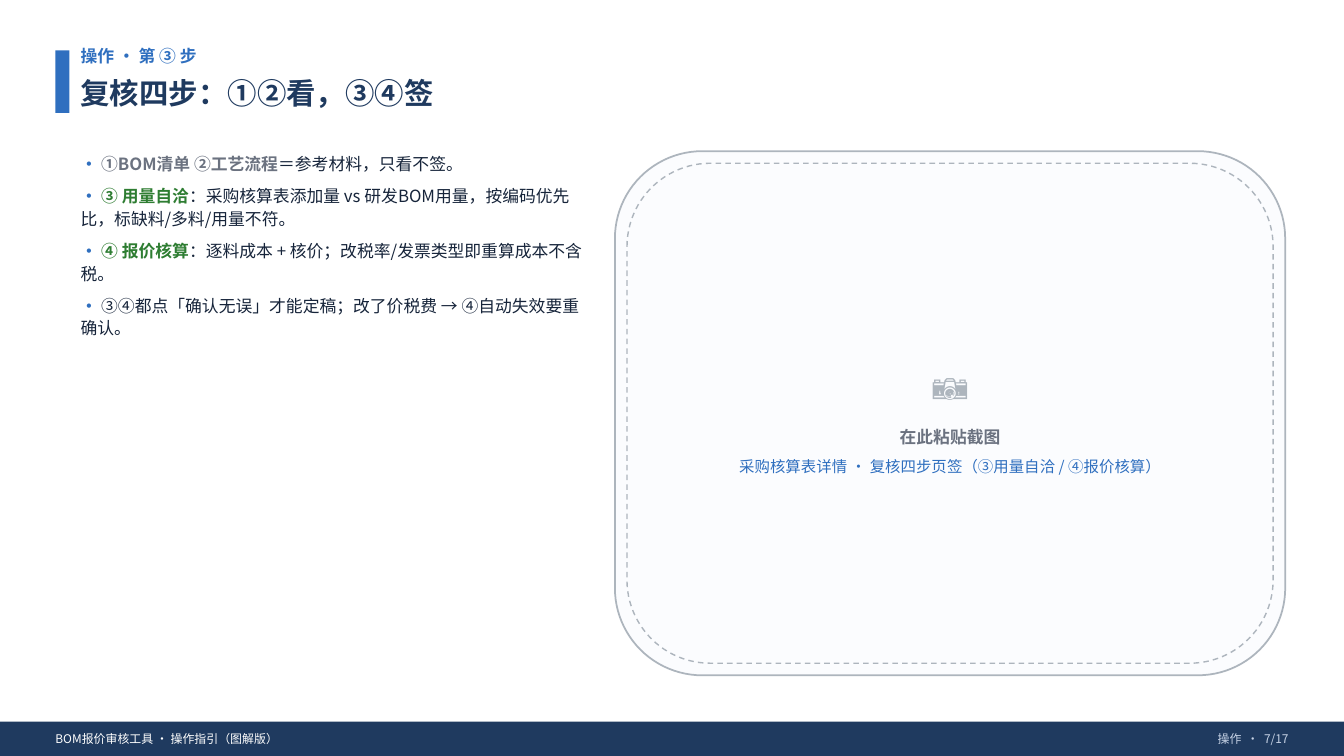
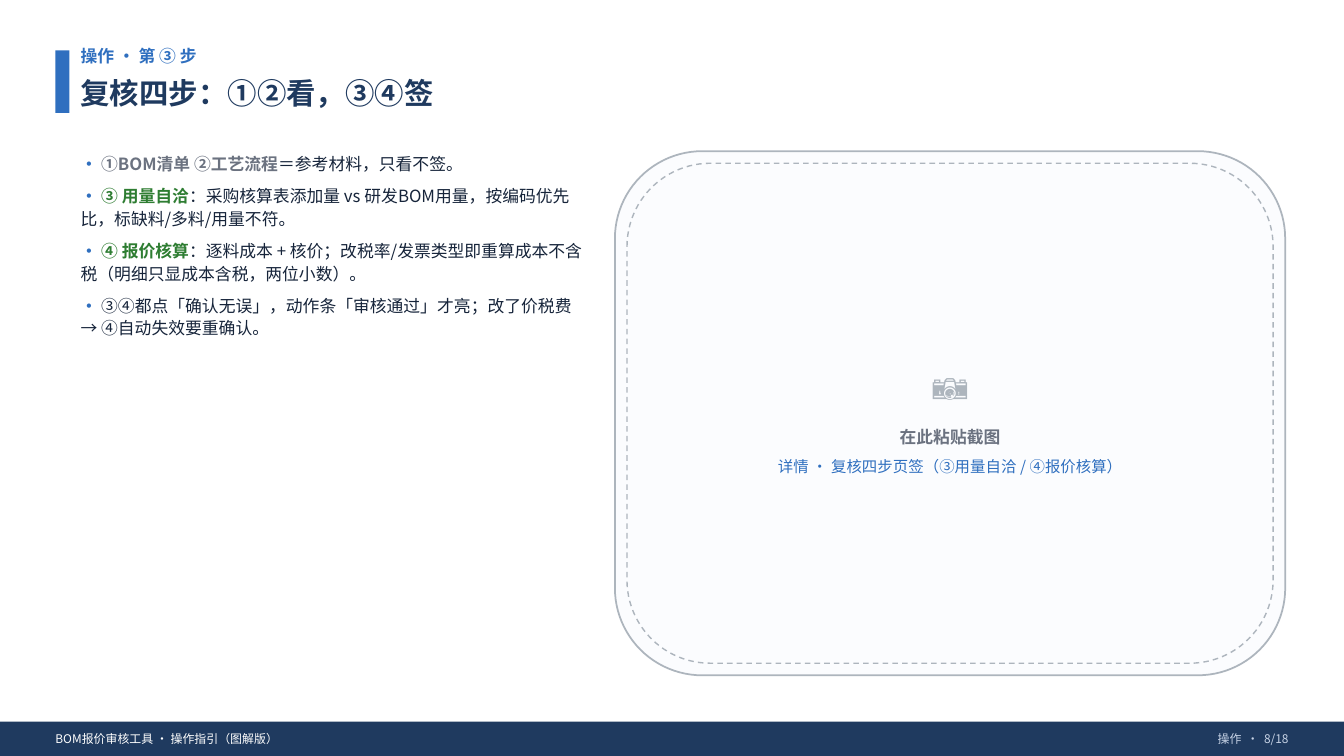
Before and after one commit to ReginaldZeng/accounting-workbench, a slide deck: slide 8 of 01_Current_Deliverables/docs/20260903_BOM报价审核/BOM报价审核工具_操作指引_图解版_20260909.pptx (slide 7 before the commit). Drawn at 1344x756 pixels with LibreOffice and Linux fonts; fonts in the diff are those of the drawing. Boxes give left, top, right and bottom in pixels: in the first picture for what was removed or moved away, otherwise in the second. Text is boxed around its words. In the diff, an @@ line names an element or a change of style, - is before the commit and + after.

```diff
--- a/01_Current_Deliverables/docs/20260903_BOM报价审核/BOM报价审核工具_操作指引_图解版_20260909.pptx
+++ b/01_Current_Deliverables/docs/20260903_BOM报价审核/BOM报价审核工具_操作指引_图解版_20260909.pptx
@@ text at [81,242,582,336]: text changed @@
-• ④ 报价核算：逐料成本 + 核价；改税率/发票类型即重算成本不含税。
-• ③④都点「确认无误」才能定稿；改了价税费 → ④自动失效要重确认。
+• ④ 报价核算：逐料成本 + 核价；改税率/发票类型即重算成本不含税（明细只显成本含税，两位小数）。
+• ③④都点「确认无误」，动作条「审核通过」才亮；改了价税费 → ④自动失效要重确认。
@@ text at [778,459,1123,474]: text changed @@
-采购核算表详情 · 复核四步页签（③用量自洽 / ④报价核算）
+详情 · 复核四步页签（③用量自洽 / ④报价核算）
@@ text at [1218,733,1288,745]: text changed @@
-操作 · 7/17
+操作 · 8/18
```
Also in this commit, not shown: 16 other slides changed, 1 slide added, 2 other files.
